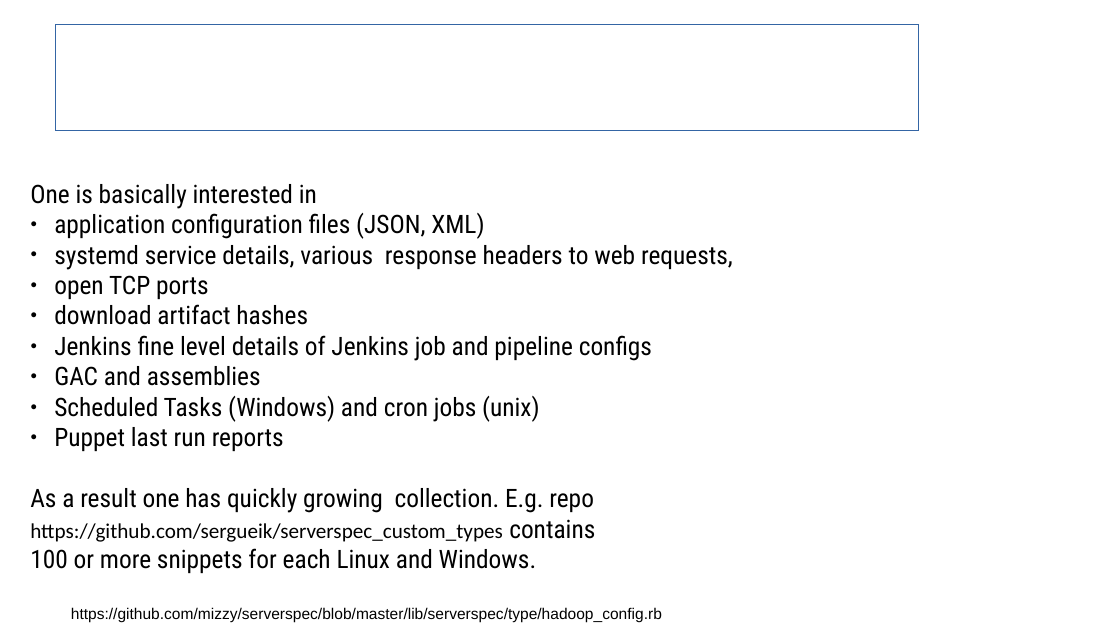
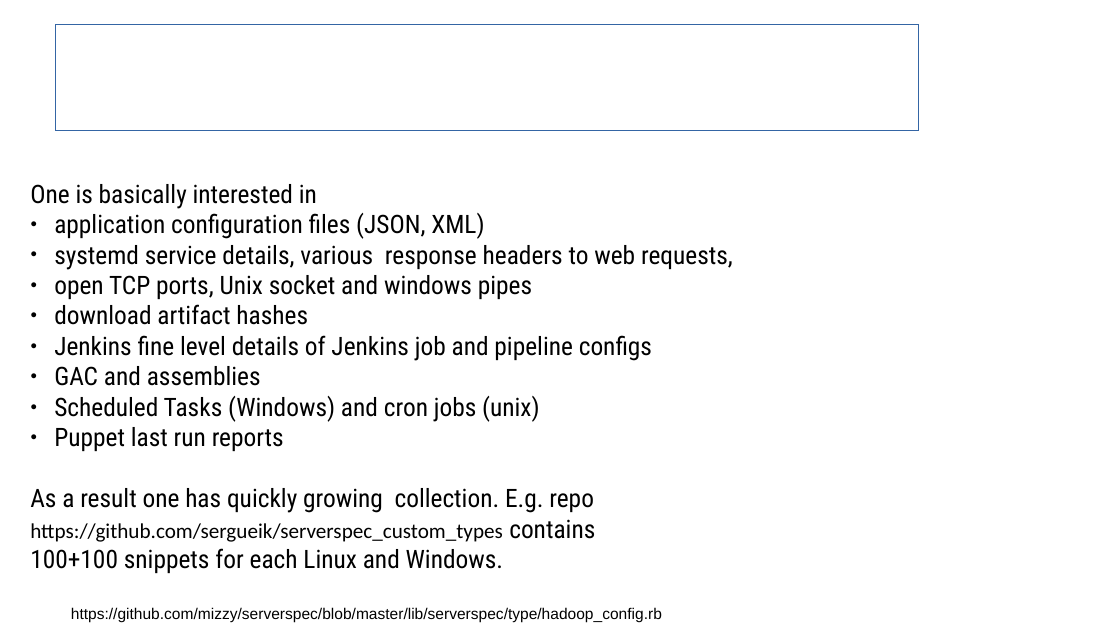
Before and after one commit to sergueik/uru_serverspec, a slide deck: slide 20 of Serverspec Integration in Cloud Provision.odp. Drawn at 1120x630 pixels with LibreOffice and Linux fonts; fonts in the diff are those of the drawing; background and template pictures are left out. Boxes give left, top, right and bottom in pixels: in the first picture for what was removed or moved away, otherwise in the second. Text is boxed around its words. In the diff, an @@ line names an element or a change of style, - is before the commit and + after.

```diff
--- a/Serverspec Integration in Cloud Provision.odp
+++ b/Serverspec Integration in Cloud Provision.odp
@@ text at (x1=54, y1=275, x2=532, y2=299): text changed @@
-● open TCP ports
+● open TCP ports, Unix socket and windows pipes
@@ text at (x1=30, y1=548, x2=503, y2=573): text changed @@
-100 or more snippets for each Linux and Windows.
+100+100 snippets for each Linux and Windows.
```
Also in this commit, not shown: 2 other slides changed, 1 other file.
